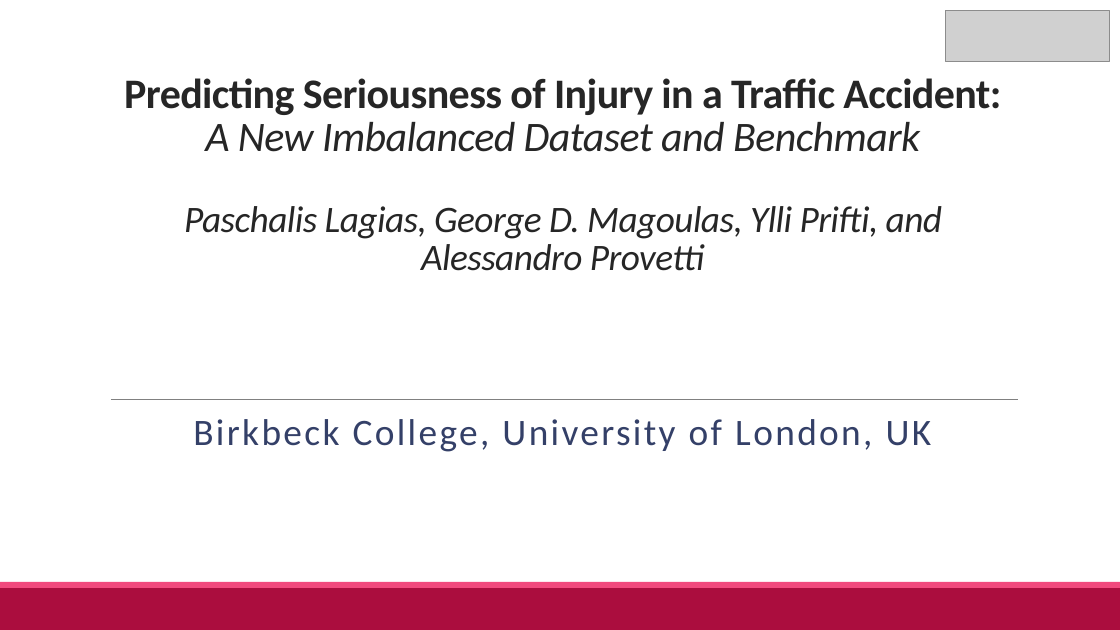
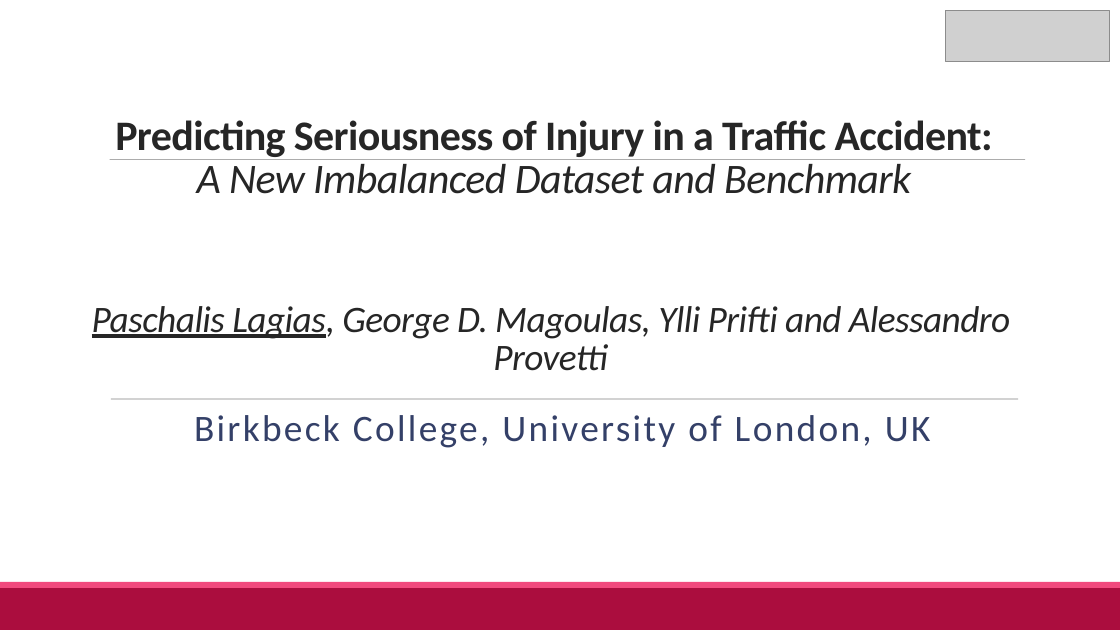
Before and after one commit to ale66/traffic-accident-gravity-predictor, a slide deck: slide 1 of presentation/eann2022_presentation.pptx. Drawn at 1120x630 pixels with LibreOffice and Linux fonts; fonts in the diff are those of the drawing; grey boxes stand for pictures. Boxes give left, top, right and bottom in pixels: in the first picture for what was removed or moved away, otherwise in the second. Text is boxed around its words. In the diff, an @@ line names an element or a change of style, - is before the commit and + after.

```diff
--- a/presentation/eann2022_presentation.pptx
+++ b/presentation/eann2022_presentation.pptx
@@ title at [115,120,993,194]: text changed; bold on; italic off @@
-Predicting Seriousness of Injury in a Traffic Accident:
-A New Imbalanced Dataset and Benchmark
-Paschalis Lagias, George D. Magoulas, Ylli Prifti, and Alessandro Provetti
+Predicting Seriousness of Injury in a Traffic Accident:
+A New Imbalanced Dataset and Benchmark
@@ line added from (110, 160) to (1026, 160), #808080 0.5 pt @@
@@ text added at [92,306,1010,339], 32 pt, text #262626, italic @@
+Paschalis Lagias, George D. Magoulas, Ylli Prifti and Alessandro Provetti
@@ subtitle "Birkbeck College, University of London, ...": place and size @@
-subtitle "Birkbeck College, University of London, ..." at [193,419,932,452]
+subtitle "Birkbeck College, University of London, ..." at [194,415,931,448]
```
Also in this commit, not shown: 22 other slides changed.
